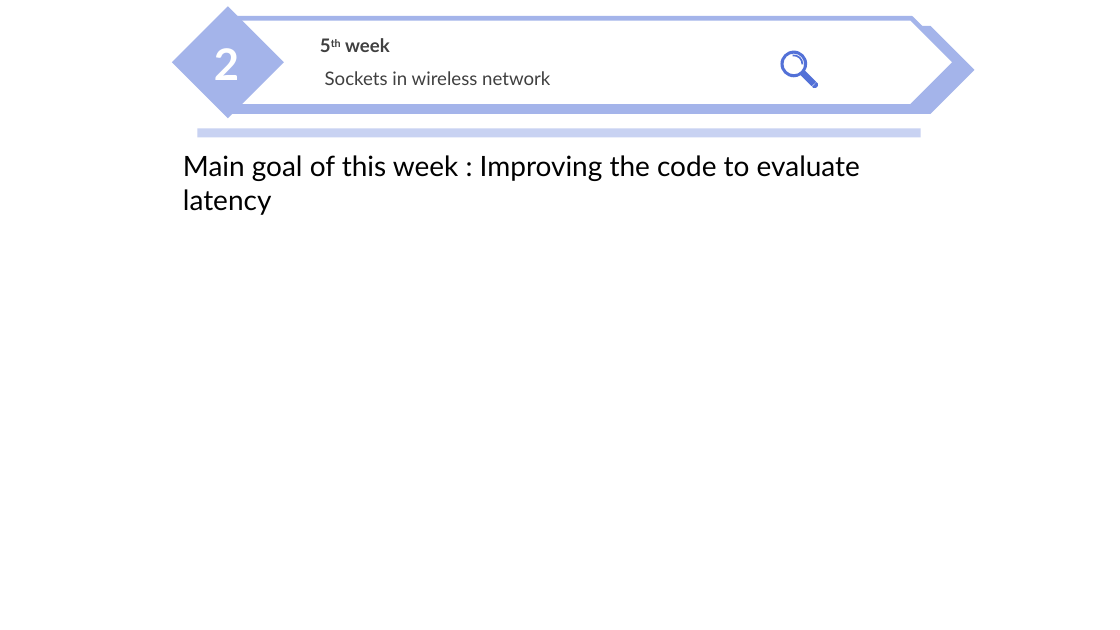
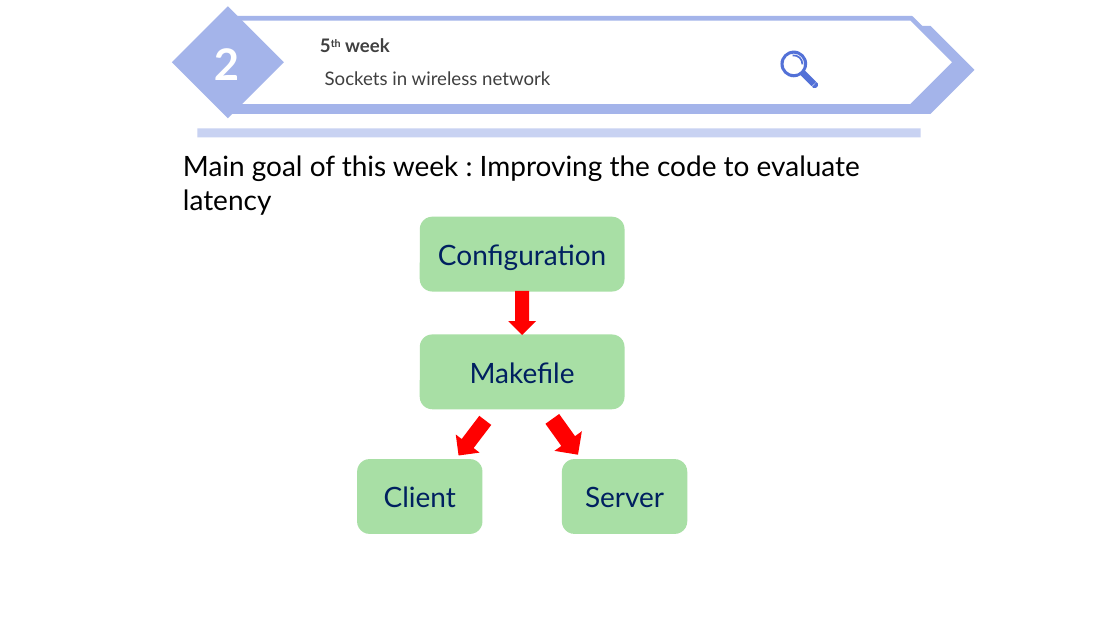
Before and after one commit to nicesick/Prototyping-Delay-Aware-V2X-Safe-Communications, a slide deck: slide 20 of presentation/presentation_2.pptx. Drawn at 1120x630 pixels with LibreOffice and Linux fonts; fonts in the diff are those of the drawing; background and template pictures are left out. Boxes give left, top, right and bottom in pixels: in the first picture for what was removed or moved away, otherwise in the second. Text is boxed around its words. In the diff, an @@ line names an element or a change of style, - is before the commit and + after.

Commit message:
Avg and presentation2

```diff
--- a/presentation/presentation_2.pptx
+++ b/presentation/presentation_2.pptx
@@ group added at (x1=357, y1=217, x2=688, y2=534): 4 rounded rectangles, 3 down arrows @@
+Configuration
+Makefile
+Client
+Server
```
Also in this commit, not shown: 7 slides added, 3 other files.
